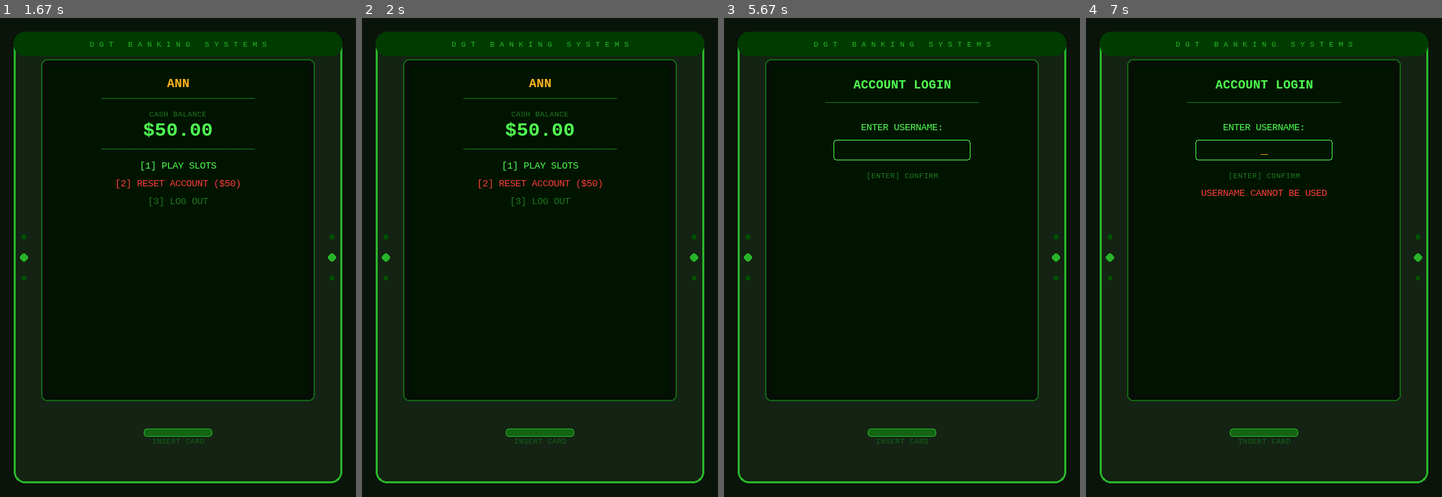
Above: before the commit, frames 1-4 (left to right).
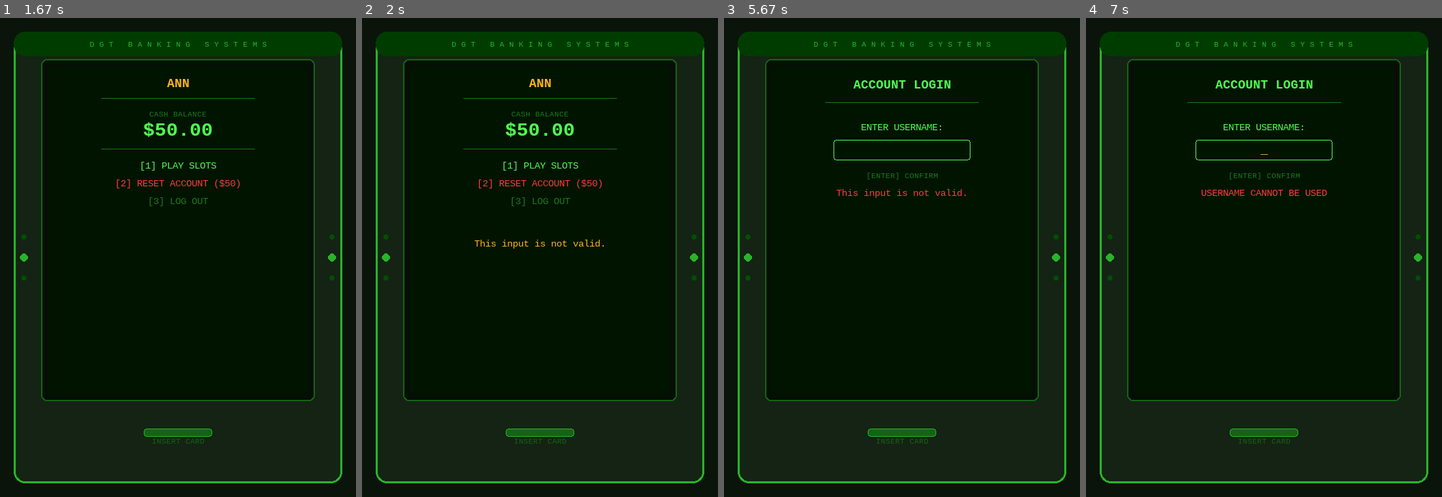
Above: after the commit, the same moments.

Repository: jonorose55-crypto/pygame-internal
Game: pygame game, started from Lucky7sDGT.py
Same seed, same stepped clock (60 frames per second), same inputs: the game is played once before the commit and once after it.
Inputs:
- Up to frame 1 (1.67 s): tap Enter at 0.33, 1, 1.35 s; type "ann" at 0.67 s; type "a" at 1.22 s
- Up to frame 2 (2 s): type "r" at 1.77 s; tap Enter at 1.9 s
- Up to frame 3 (5.67 s): tap 1 at 2.32 s; type "o" at 2.65 s; tap Enter at 2.78, 4.77 s; tap 2 at 3.2 s; type "i" at 4.63 s; click "CASH OUT" at 5.23 s; tap 3 at 5.52 s
- Up to frame 4 (7 s): tap Enter at 6.97 s

Frame 1 is identical in both runs. In frame 2, 0.2% of the frame differs, in the area x 31-68%, y 46-49%; in frame 3, 0.2%; in frame 4, nothing differs.

Commit message:
Warning the user for invalid keypress on the main menu. Invalid input.
Co-authored-by: Copilot <copilot@github.com>

Diff:
--- a/Lucky7sDGT.py
+++ b/Lucky7sDGT.py
@@ -436,6 +436,8 @@
                 self.set_msg("ACCOUNT RESET TO $50.00")
             elif k == pygame.K_3:
                 self.username = ""; self.state = "username"; self.input_buf = ""
+            else:
+                self.set_msg("This input is not valid.")
             return
 
     def cashout(self, username, amount):
